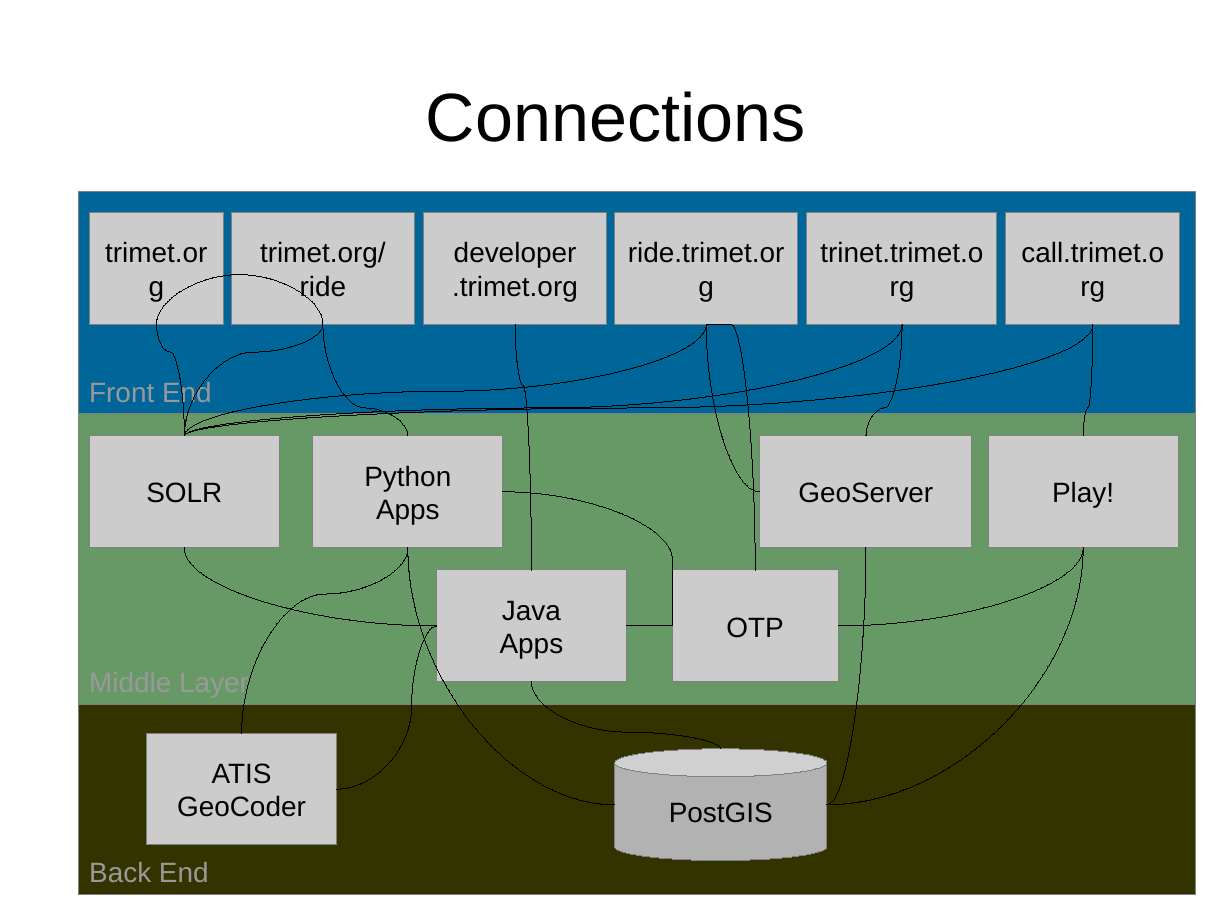
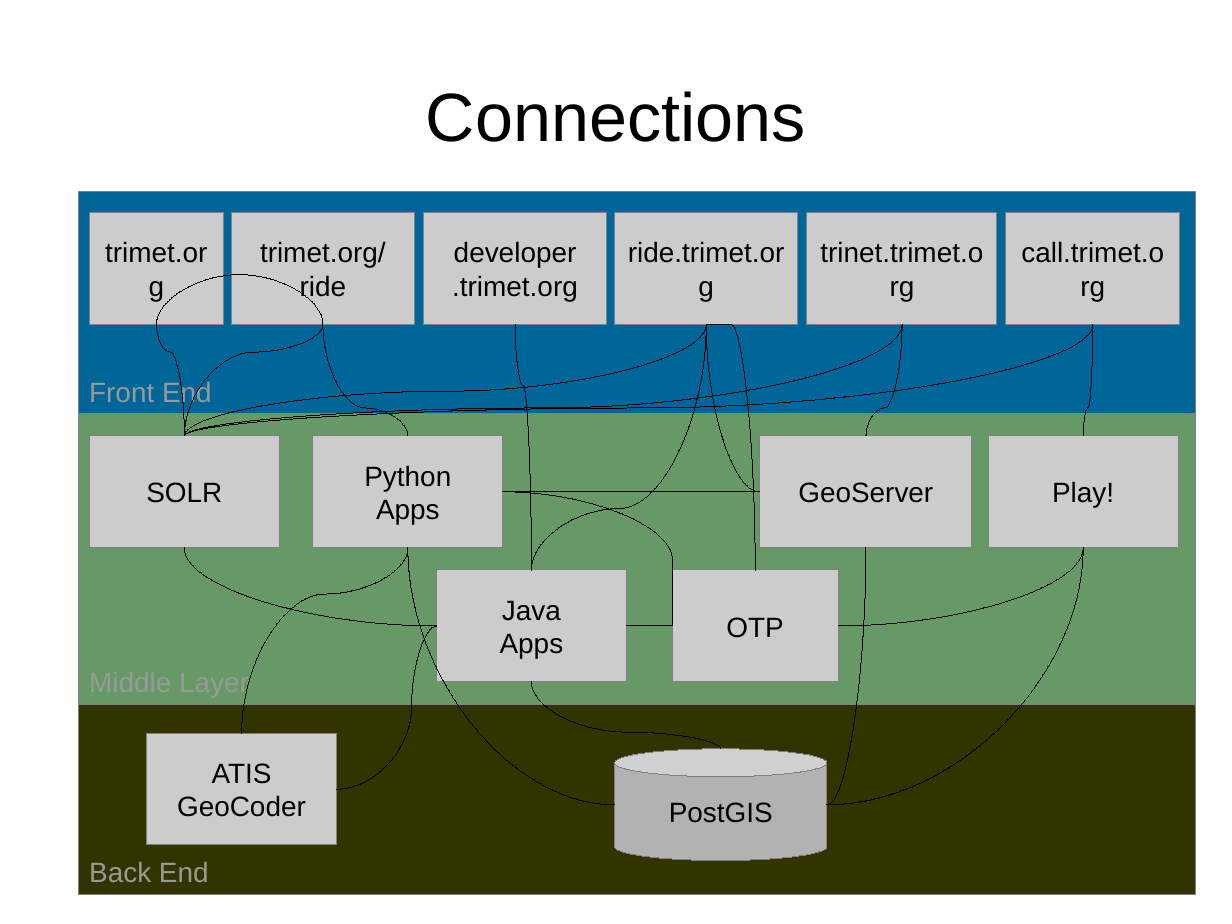
Before and after one commit to OpenTransitTools/loader, a slide deck: slide 3 of docs/trimet/TriMet Trip Planning Architecture.odp. Drawn at 1232x924 pixels with LibreOffice and Linux fonts; fonts in the diff are those of the drawing. Boxes give left, top, right and bottom in pixels: in the first picture for what was removed or moved away, otherwise in the second. Text is boxed around its words. In the diff, an @@ line names an element or a change of style, - is before the commit and + after.

```diff
--- a/docs/trimet/TriMet Trip Planning Architecture.odp
+++ b/docs/trimet/TriMet Trip Planning Architecture.odp
@@ curved line added from (532, 570) to (707, 324), #000000 0 pt @@
@@ curved line added from (503, 492) to (760, 492), #000000 0 pt @@
```
Also in this commit, not shown: 3 other slides changed, 1 slide added.
